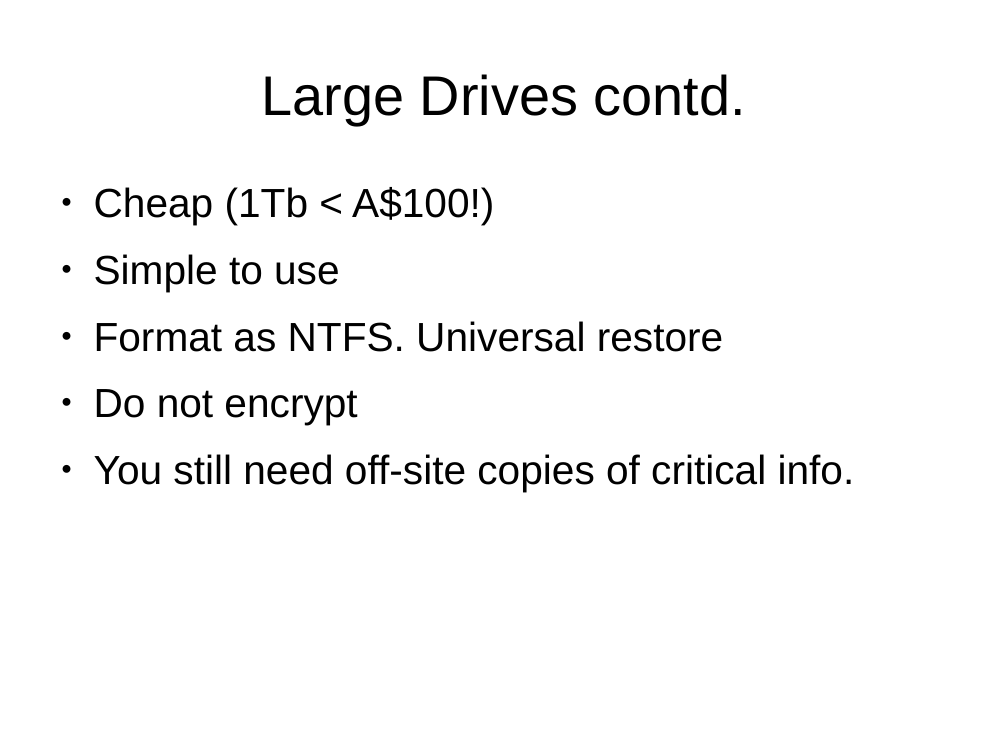
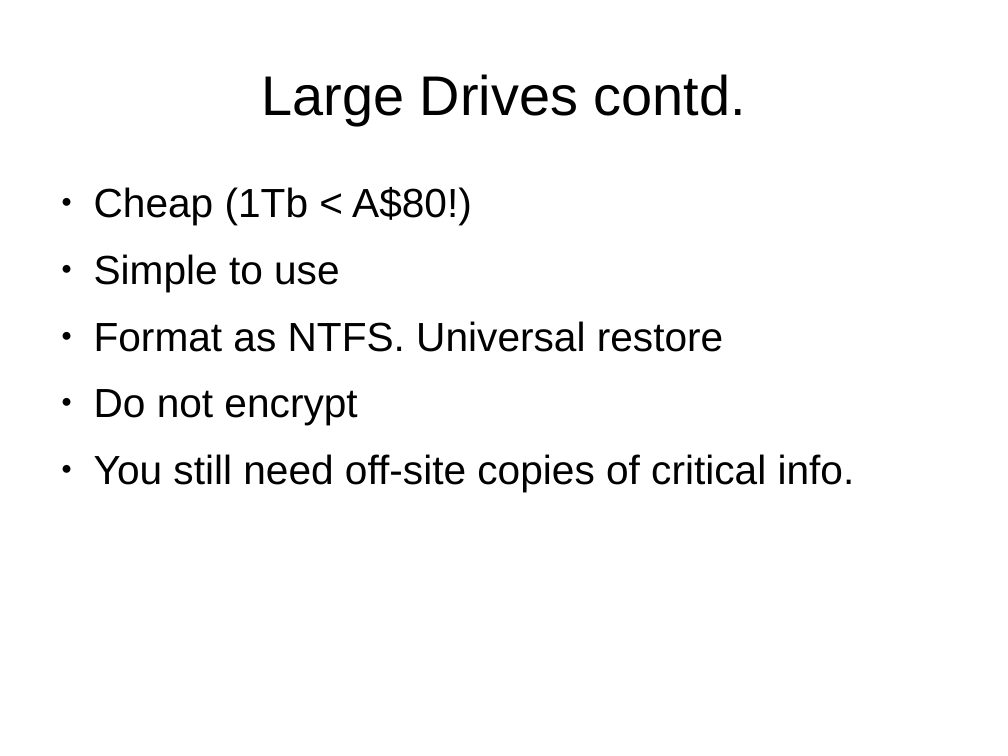
Before and after one commit to wdmchaft/Presentations-1, a slide deck: slide 10 of LinuxBackup/LinuxBackup.odp. Drawn at 1008x756 pixels with LibreOffice and Linux fonts; fonts in the diff are those of the drawing. Boxes give left, top, right and bottom in pixels: in the first picture for what was removed or moved away, otherwise in the second. Text is boxed around its words. In the diff, an @@ line names an element or a change of style, - is before the commit and + after.

```diff
--- a/LinuxBackup/LinuxBackup.odp
+++ b/LinuxBackup/LinuxBackup.odp
@@ text at (94, 187, 472, 225): text changed @@
-● Cheap (1Tb < A$100!)
+● Cheap (1Tb < A$80!)
```
Also in this commit, not shown: 3 other slides changed.
